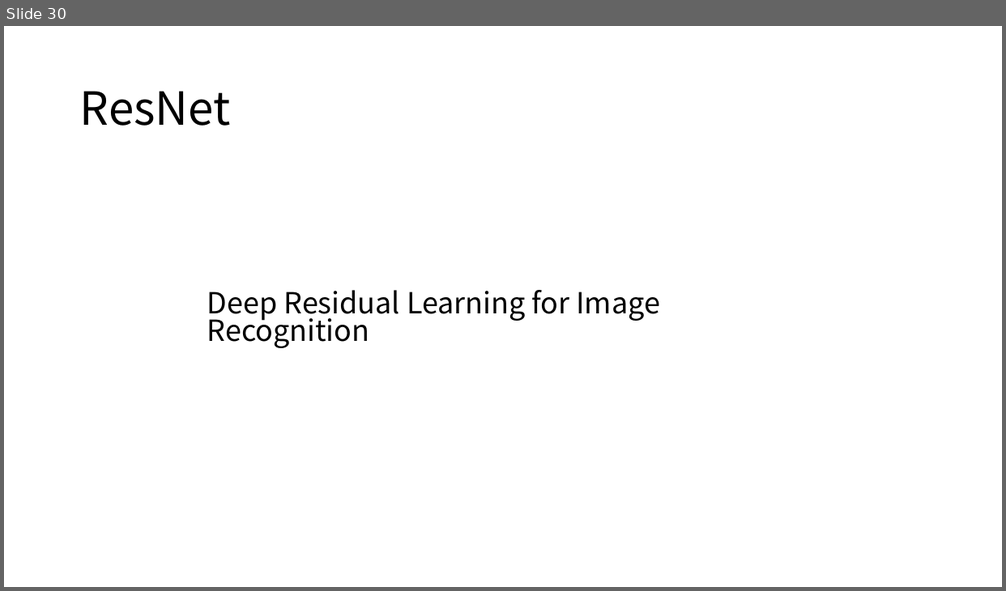
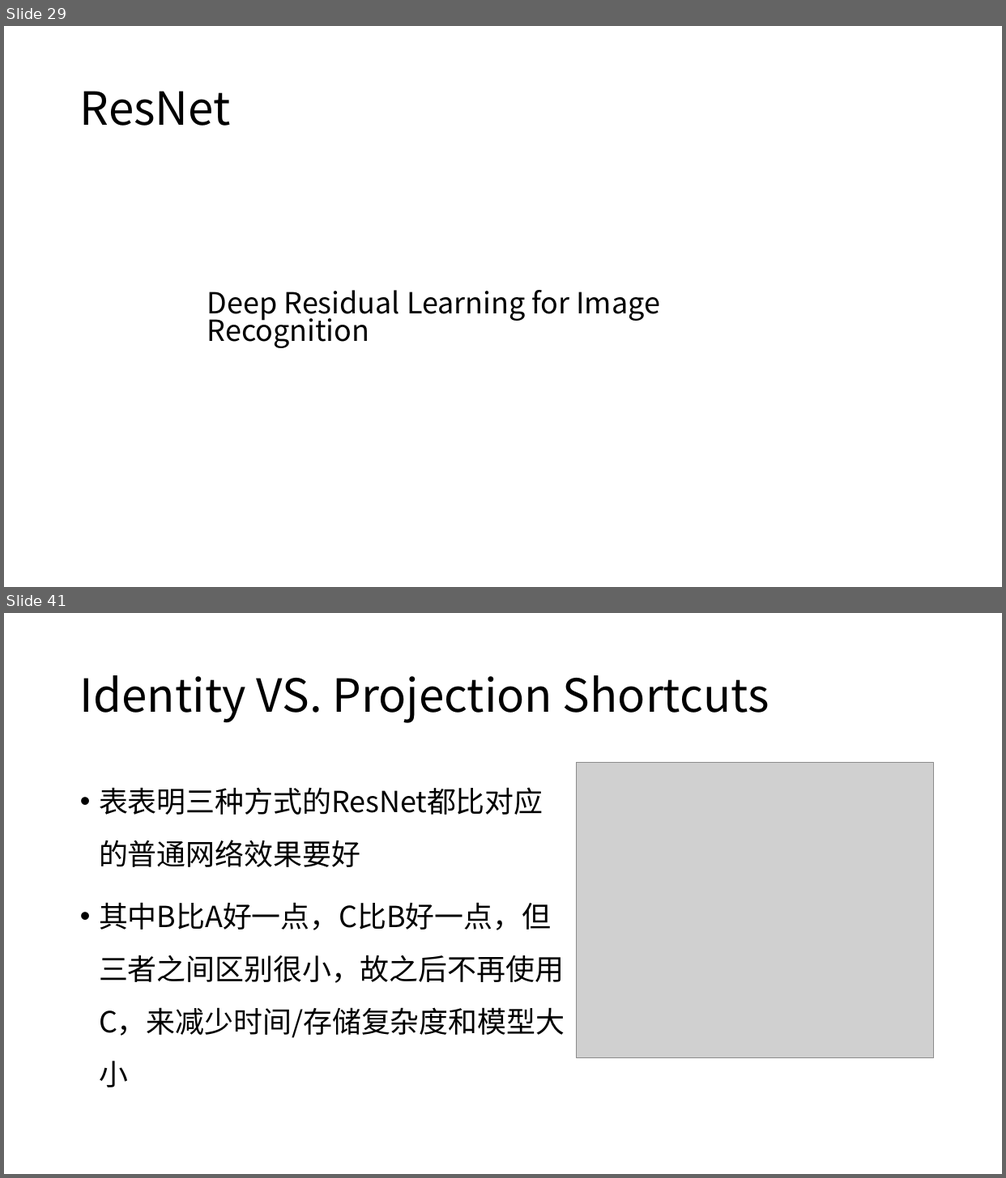
Before and after one commit to XianzhengWU/deeplearning_papernotes, a slide deck: 四篇论文笔记汇总.pptx. Shown one above the other, each under a label of ours: slide 30 before the commit, slides 29 and 41 after it; the slides between them are not shown. The pictures are 1006x591 and 1006x1178 pixels, drawn with LibreOffice and Linux fonts; fonts in the diff are those of the drawing; grey boxes stand for pictures. Boxes give left, top, right and bottom in pixels: in the first picture for what was removed or moved away, otherwise in the second. Text is boxed around its words. In the diff, an @@ line names an element or a change of style, - is before the commit and + after.

```diff
--- a/四篇论文笔记汇总.pptx
+++ b/四篇论文笔记汇总.pptx
@@ slide 41 added at bbox=[4, 613, 1002, 1174], background #FFFFFF @@
@@ title added at bbox=[80, 675, 769, 723], 44 pt, text #000000 @@
+Identity VS. Projection Shortcuts
@@ picture added at bbox=[577, 763, 934, 1059] @@
@@ text added at bbox=[99, 787, 565, 1088], 28 pt, text #000000 @@
+• 表表明三种方式的ResNet都比对应的普通网络效果要好
+• 其中B比A好一点，C比B好一点，但三者之间区别很小，故之后不再使用C，来减少时间/存储复杂度和模型大小
@@ what was slide 30 is now slide 29 @@
```
Also in this commit, not shown: 2 slides changed, 13 other slides added, 6 slides removed, 1 other file.
